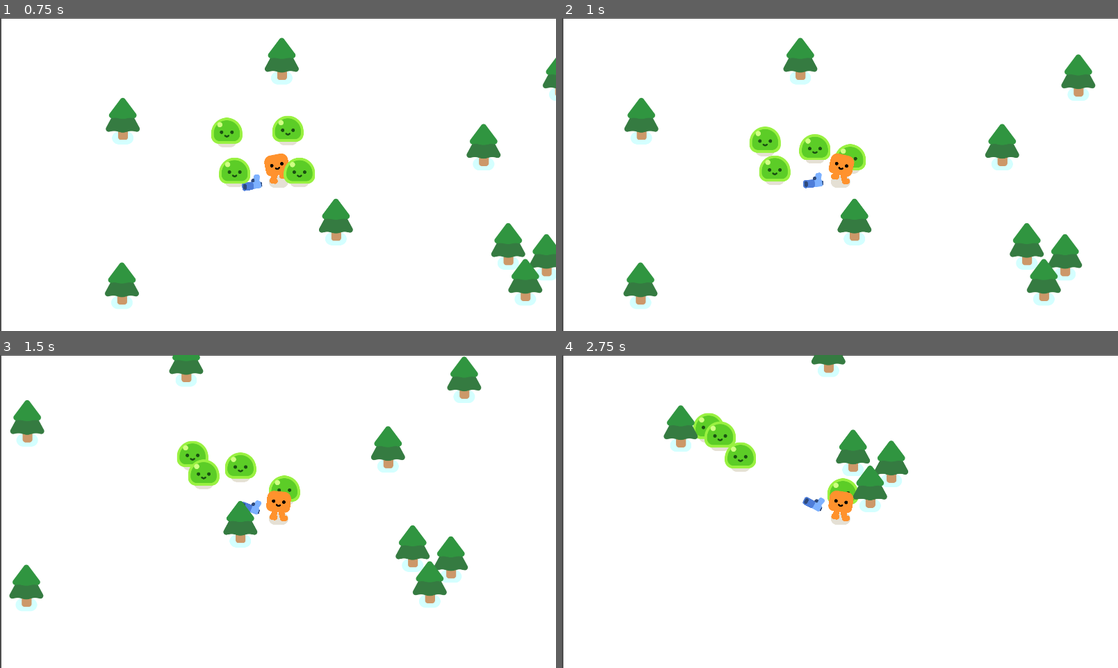
Above: before the commit, frames 1-4 (two rows, left to right).
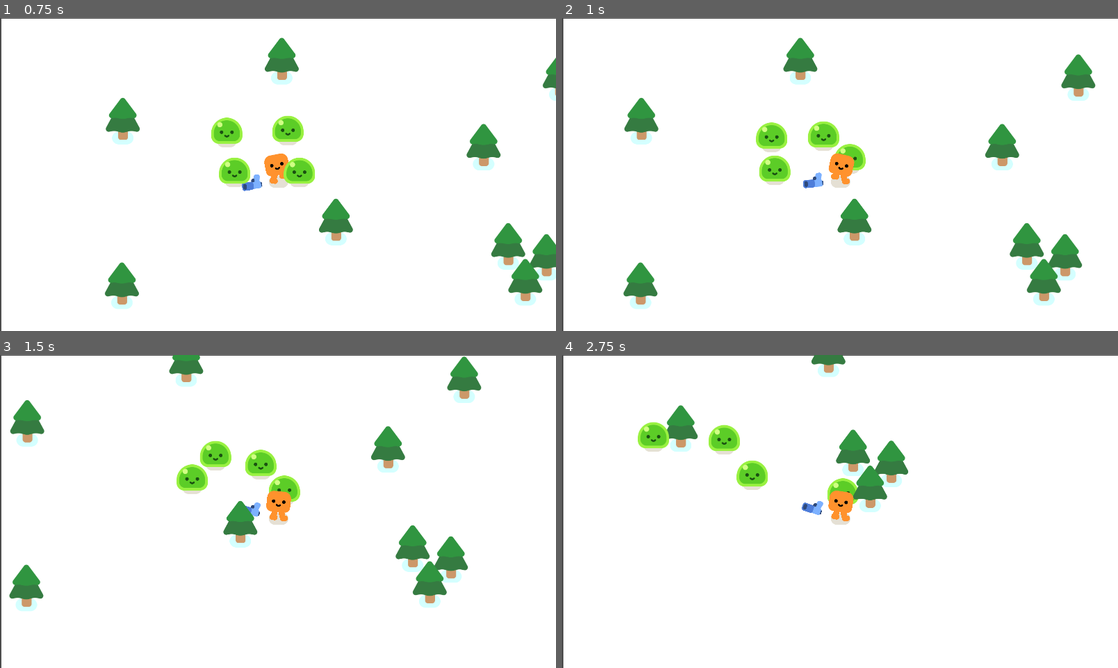
Above: after the commit, the same moments.

Repository: lapointek/bullet-storm
Game: Godot game, scene res://bullet_storm.tscn
Two runs of this game, one before a commit and one after it. Both use one fixed random seed, a clock stepped at 60 frames per second and the inputs below.
Inputs:
- Up to frame 1 (0.75 s): hold D (move_right) from 0.53 s (still down)
- Up to frame 2 (1 s): keep holding D (move_right)
- Up to frame 3 (1.5 s): release D (move_right) at 1.28 s; hold S (move_down) from 1.28 s (still down)
- Up to frame 4 (2.75 s): release S (move_down) at 2.03 s; hold D (move_right) from 2.03 s (still down)

Frame 1 is identical in both runs. In frame 2, 1.1% of the frame differs, in the area x 33-55%, y 32-50%; in frame 3, 1.9%, in the area x 31-50%, y 27-52%; in frame 4, 1.9%.

Commit message:
feat: add bullet object feat: add bullet script - Script includes function for speed and range to destroy the bullet

Diff:
--- /dev/null
+++ b/bullet.gd
@@ -0,0 +1,14 @@
+extends Area2D
+
+var travelled_distance = 0
+
+func _physics_process(delta: float) -> void:
+    const SPEED = 1000
+    const RANGE = 1200
+
+    var direction = Vector2.RIGHT.rotated(rotation)
+    position += direction * SPEED * delta
+
+    travelled_distance += SPEED * delta
+    if travelled_distance > RANGE:
+        queue_free()
--- /dev/null
+++ b/bullet.tscn
@@ -0,0 +1,20 @@
+[gd_scene load_steps=4 format=3 uid="uid://b5ixw66oaedki"]
+
+[ext_resource type="Script" uid="uid://cfjvwhypwf5h5" path="res://bullet.gd" id="1_v8qja"]
+[ext_resource type="Texture2D" uid="uid://dftkbqwsfd68r" path="res://pistol/projectile.png" id="2_t4vbm"]
+
+[sub_resource type="CircleShape2D" id="CircleShape2D_2b2rl"]
+radius = 16.0
+
+[node name="Bullet" type="Area2D"]
+rotation = 0.66731924
+collision_layer = 0
+collision_mask = 3
+script = ExtResource("1_v8qja")
+
+[node name="Projectile" type="Sprite2D" parent="."]
+position = Vector2(-11, -1)
+texture = ExtResource("2_t4vbm")
+
+[node name="CollisionShape2D" type="CollisionShape2D" parent="."]
+shape = SubResource("CircleShape2D_2b2rl")
--- a/mob.tscn
+++ b/mob.tscn
@@ -8,6 +8,7 @@
 
 [node name="Mob" type="CharacterBody2D"]
 collision_layer = 2
+collision_mask = 3
 script = ExtResource("1_nokgg")
 
 [node name="Slime" parent="." instance=ExtResource("1_dy6sc")]
Not shown, added: bullet.gd.uid
